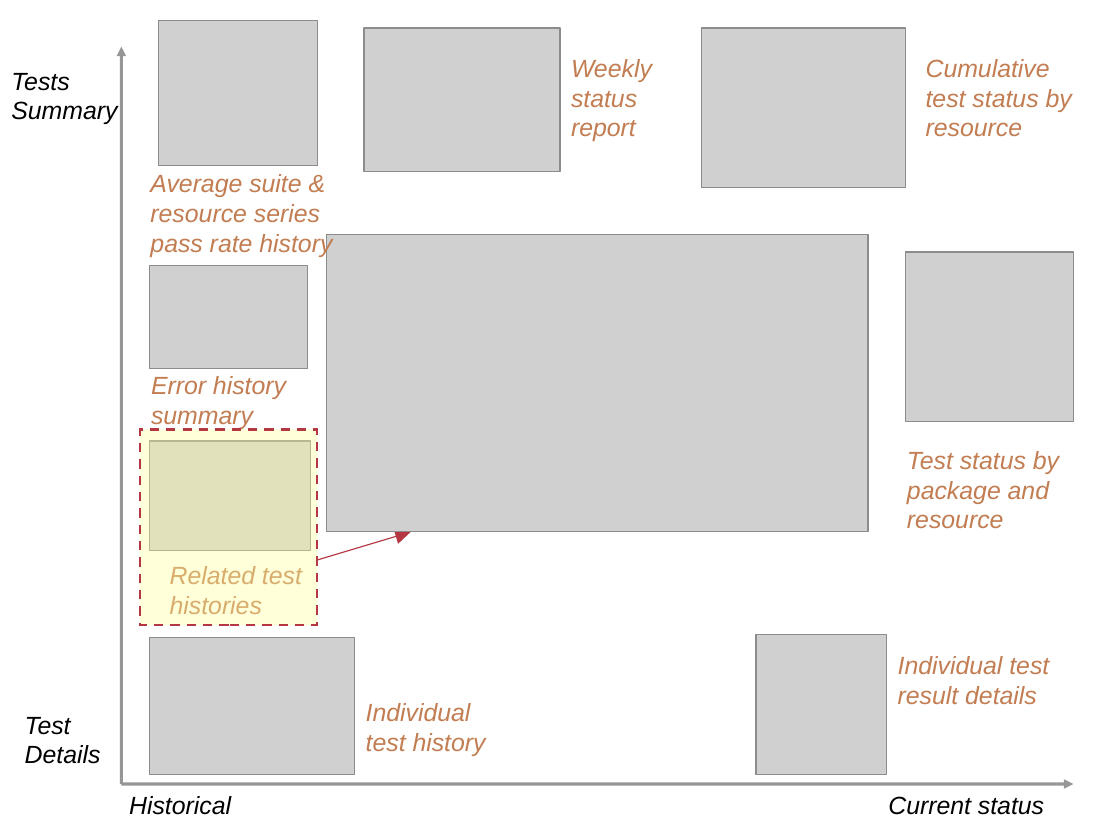
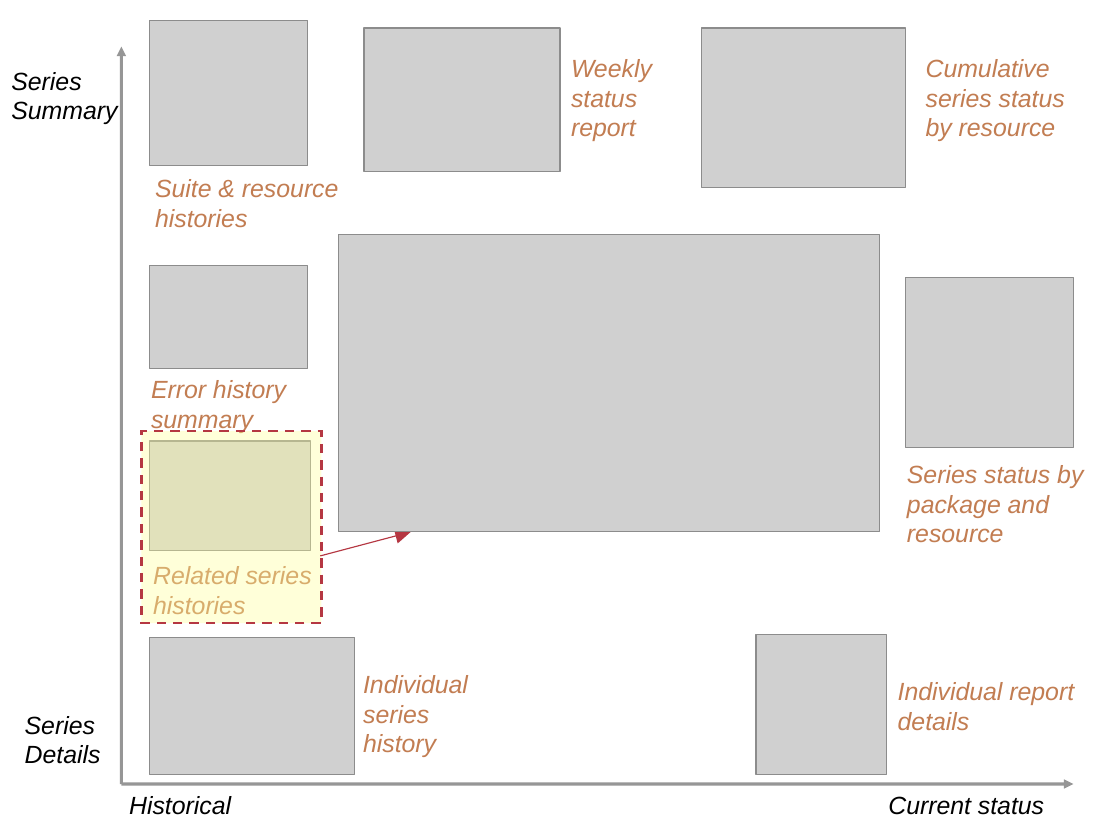
Before and after one commit to IncaProject/inca-xsede, a slide deck: slide 18 of talks/2008workshop/consumer.ppt. Drawn at 1120x840 pixels with LibreOffice and Linux fonts; fonts in the diff are those of the drawing; grey boxes stand for pictures. Boxes give left, top, right and bottom in pixels: in the first picture for what was removed or moved away, otherwise in the second. Text is boxed around its words. In the diff, an @@ line names an element or a change of style, - is before the commit and + after.

```diff
--- a/talks/2008workshop/consumer.ppt
+++ b/talks/2008workshop/consumer.ppt
@@ picture: place and size @@
-picture at box(159, 20, 318, 166)
+picture at box(149, 20, 308, 166)
@@ text at box(926, 59, 1065, 141): text changed @@
-Cumulative test status by resource
+Cumulative series status by resource
@@ text at box(11, 72, 81, 91): text changed @@
-Tests
+Series
@@ text at box(155, 179, 339, 228): text changed @@
-Average suite & resource series pass rate history
+Suite & resource histories
@@ picture: place and size @@
-picture at box(327, 235, 868, 532)
+picture at box(338, 235, 879, 532)
@@ picture: place and size @@
-picture at box(905, 252, 1073, 421)
+picture at box(905, 278, 1073, 447)
@@ text "Error history summary": place and size @@
-text "Error history summary" at box(151, 376, 286, 430)
+text "Error history summary" at box(151, 380, 286, 434)
@@ rectangle: place and size @@
-rectangle at box(140, 429, 317, 625)
+rectangle at box(141, 431, 321, 623)
@@ text at box(907, 465, 1083, 543): text changed @@
-Test status by package and resource
+Series status by package and resource
@@ arrow moved from (317, 560) - (411, 532) to (320, 556) - (411, 532) @@
@@ text at box(153, 566, 312, 614): text changed @@
-Related test histories
+Related series histories
@@ text at box(363, 675, 468, 757): text changed @@
-Individual test history
+Individual series history
@@ text at box(898, 682, 1074, 730): text changed @@
-Individual test result details
+Individual report details
@@ text at box(25, 716, 95, 735): text changed @@
-Test
+Series
```
Also in this commit, not shown: 8 other slides changed, 2 slides added.
